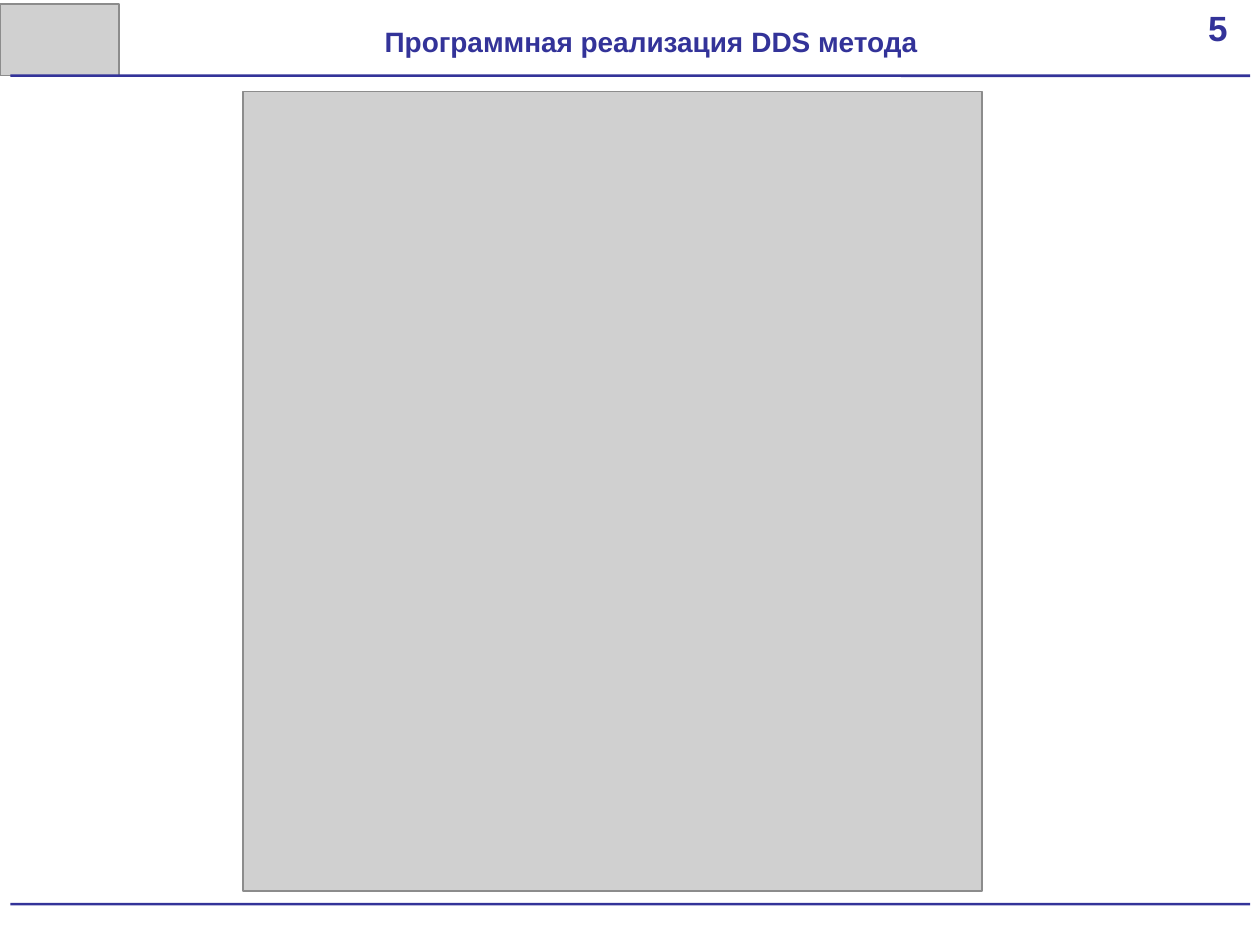
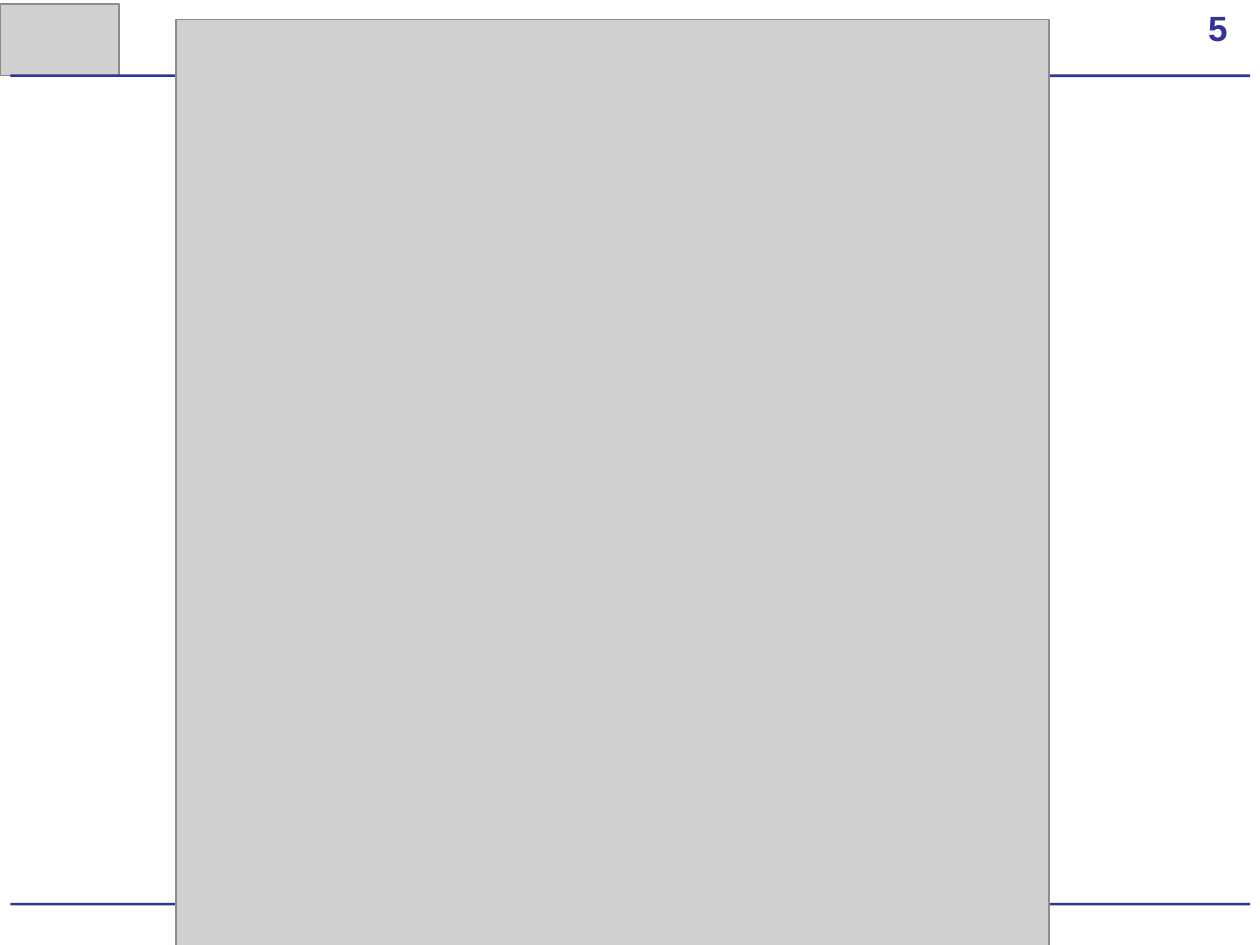
Before and after one commit to scorpion-afi/oscilator, a slide deck: slide 7 of documentation/Presentation.pptx. Drawn at 1260x945 pixels with LibreOffice and Linux fonts; fonts in the diff are those of the drawing; grey boxes stand for pictures. Boxes give left, top, right and bottom in pixels: in the first picture for what was removed or moved away, otherwise in the second. Text is boxed around its words. In the diff, an @@ line names an element or a change of style, - is before the commit and + after.

```diff
--- a/documentation/Presentation.pptx
+++ b/documentation/Presentation.pptx
@@ picture: place and size @@
-picture at box(243, 91, 983, 891)
+picture at box(176, 20, 1050, 945)
@@ text removed at box(385, 32, 917, 57) @@
-Программная реализация DDS метода
```
Also in this commit, not shown: 1 other slide changed, 8 slides added, 1 slide removed, 2 other files.
